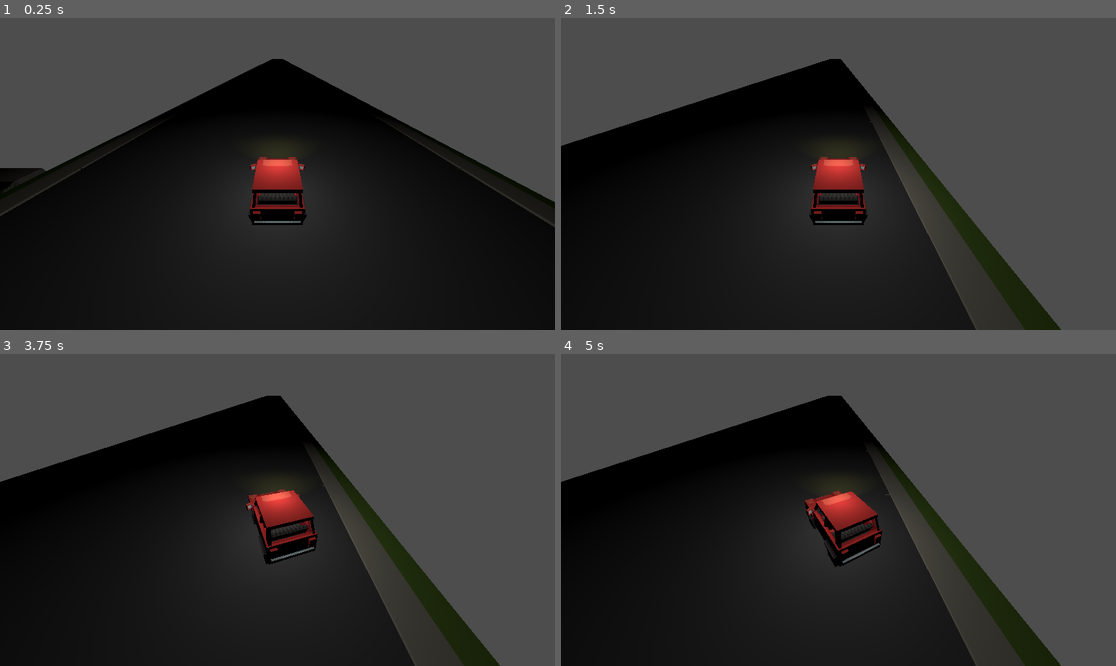
Above: before the commit, frames 1-4 (two rows, left to right).
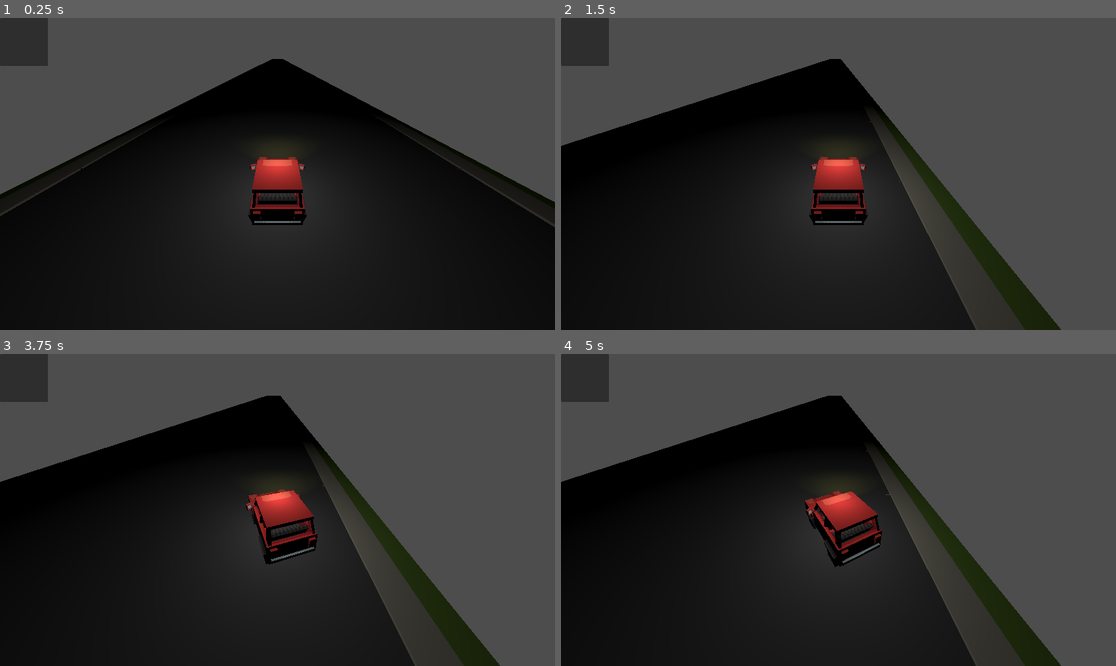
Above: after the commit, the same moments.

Repository: Calverin/Radio-Rideshare
Game: Godot game, scene res://Scenes/root.tscn
Same seed, same stepped clock (60 frames per second), same inputs: the game is played once before the commit and once after it.
Inputs:
- Up to frame 1 (0.25 s): no input
- Up to frame 2 (1.5 s): tap Enter (ui_accept) at 0.5, 0.77, 1.25 s; hold L (quick_right) 0.53-1.28 s; hold Down (ui_down) from 1.28 s (still down)
- Up to frame 3 (3.75 s): tap Enter (ui_accept) at 1.52, 2, 2.75, 3.02, 3.5 s; release Down (ui_down) at 2.03 s; hold L (quick_right) 2.03-2.78 s; hold Up (ui_up) 2.78-3.53 s; hold Shift (drift_left) from 3.53 s (still down)
- Up to frame 4 (5 s): keep holding Shift (drift_left); tap Enter (ui_accept) at 3.77, 4.52 s

The runs differ from the first frame. In frame 1, 1.7% of the frame differs, in the area x 0-9%, y 0-57%; in frame 2, 1.3%; in frame 3, 1.3%; in frame 4, 1.3%.

Commit message:
Moved Road.gd and added basic level creator nodes (non-working)

Diff:
--- a/Scenes/road.tscn
+++ b/Scenes/road.tscn
@@ -1,14 +1,11 @@
 [gd_scene load_steps=3 format=3 uid="uid://j3un3pk121r3"]
 
 [ext_resource type="MeshLibrary" uid="uid://cye8w70qyxudp" path="res://Tiles/coloredtiles.tres" id="1_o0ymo"]
-[ext_resource type="Script" path="res://Scenes/road.gd" id="2_cknk7"]
+[ext_resource type="Script" path="res://Scripts/road.gd" id="2_cknk7"]
 
 [node name="Road" type="GridMap"]
 mesh_library = ExtResource("1_o0ymo")
 cell_size = Vector3(3, 1, 3)
 cell_scale = 4.0
-data = {
-"cells": PackedInt32Array(65532, 65535, 3)
-}
 script = ExtResource("2_cknk7")
 metadata/_editor_floor_ = Vector3(0, 0, 0)
--- a/Scenes/root.tscn
+++ b/Scenes/root.tscn
@@ -22,3 +22,8 @@
 
 [node name="Road" parent="World" instance=ExtResource("2_7cmc6")]
 transform = Transform3D(1, 0, 0, 0, 1, 0, 0, 0, 1, 0, -3.1, 0)
+
+[node name="LevelCreator" type="Node3D" parent="."]
+
+[node name="PopupPanel" type="PopupPanel" parent="LevelCreator"]
+visible = true
Renamed: Scenes/road.gd -> Scripts/road.gd
Not shown: 8 places in Tiles/coloredtiles.tres that only renumber resources
